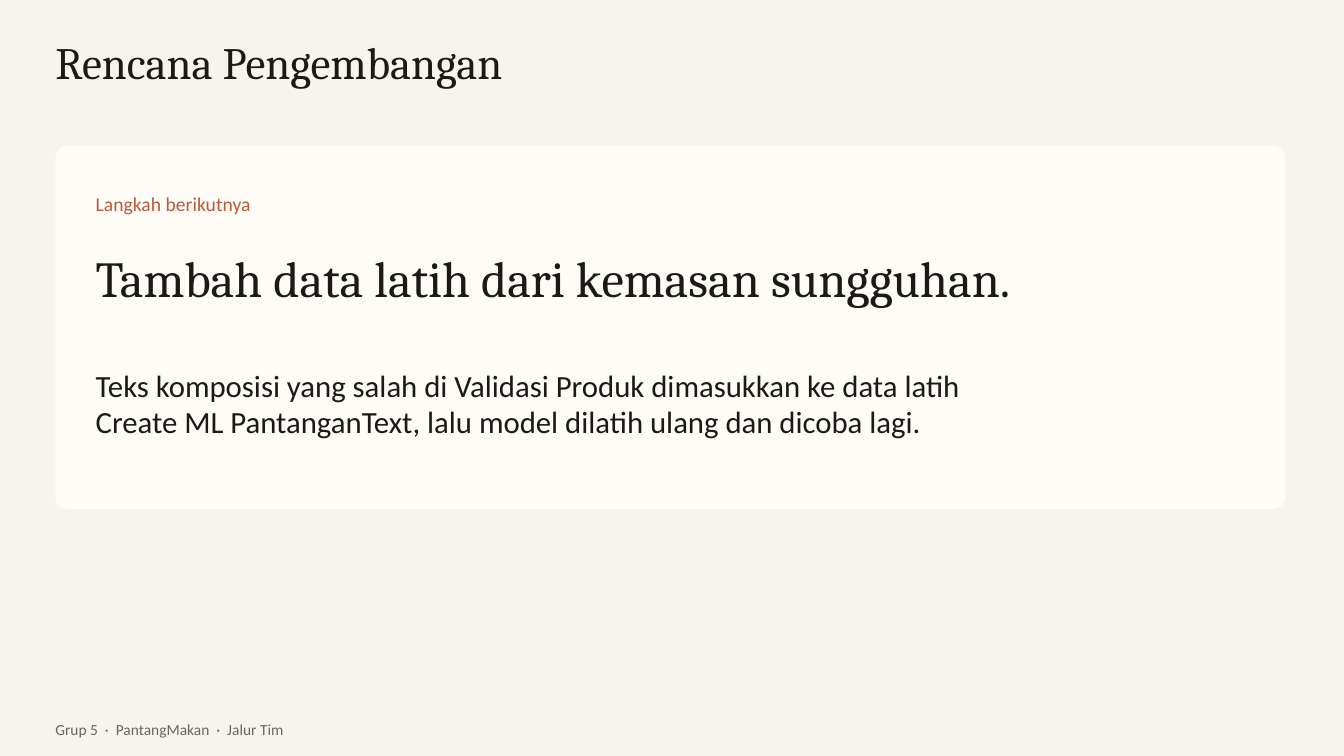
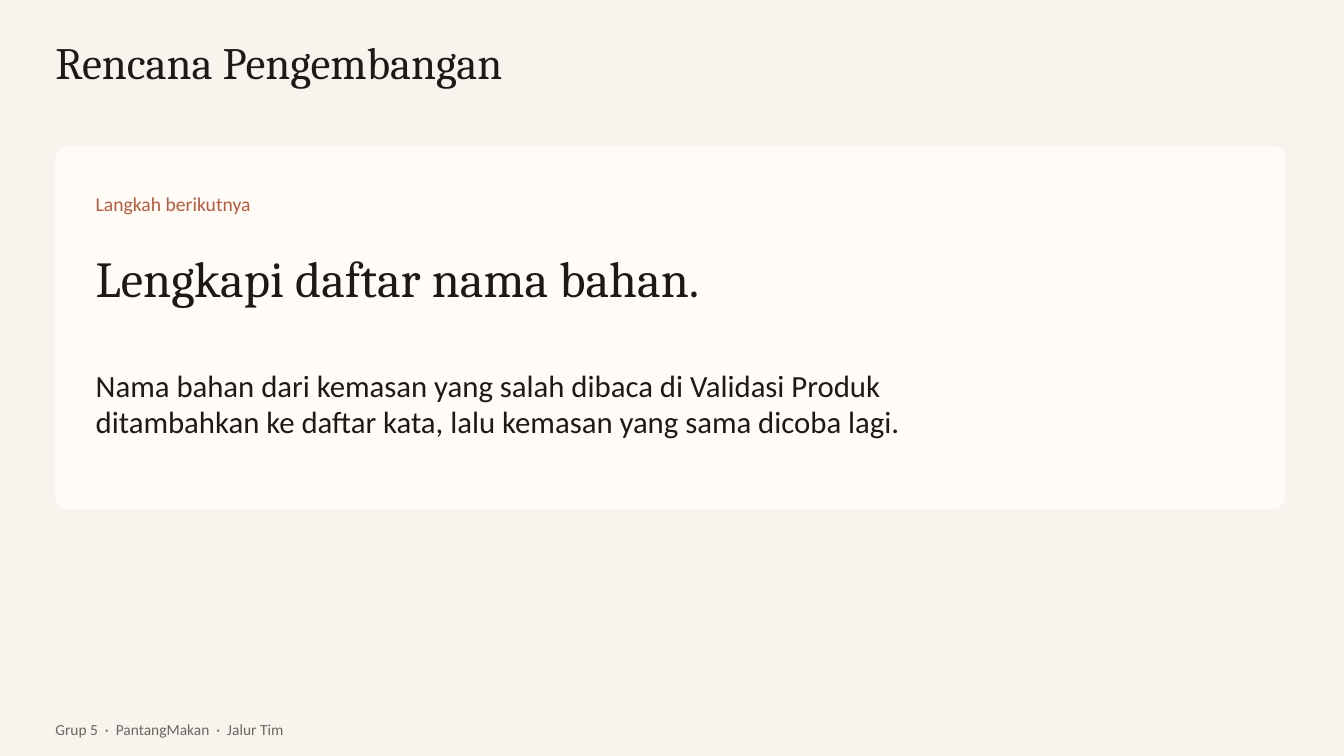
Before and after one commit to dendyramdhan/PantangMakan, a slide deck: slide 13 of presentasi/PantangMakan.pptx. Drawn at 1344x756 pixels with LibreOffice and Linux fonts; fonts in the diff are those of the drawing. Boxes give left, top, right and bottom in pixels: in the first picture for what was removed or moved away, otherwise in the second. Text is boxed around its words. In the diff, an @@ line names an element or a change of style, - is before the commit and + after.

Commit message:
Ganti kalimat 'aman' jadi laporan isi komposisi, rapikan kata-kata deck

```diff
--- a/presentasi/PantangMakan.pptx
+++ b/presentasi/PantangMakan.pptx
@@ text at box(96, 261, 699, 308): text changed @@
-Tambah data latih dari kemasan sungguhan.
+Lengkapi daftar nama bahan.
@@ text at box(96, 375, 899, 439): text changed @@
-Teks komposisi yang salah di Validasi Produk dimasukkan ke data latih
-Create ML PantanganText, lalu model dilatih ulang dan dicoba lagi.
+Nama bahan dari kemasan yang salah dibaca di Validasi Produk
+ditambahkan ke daftar kata, lalu kemasan yang sama dicoba lagi.
```
Also in this commit, not shown: 6 other slides changed, 7 other files.
